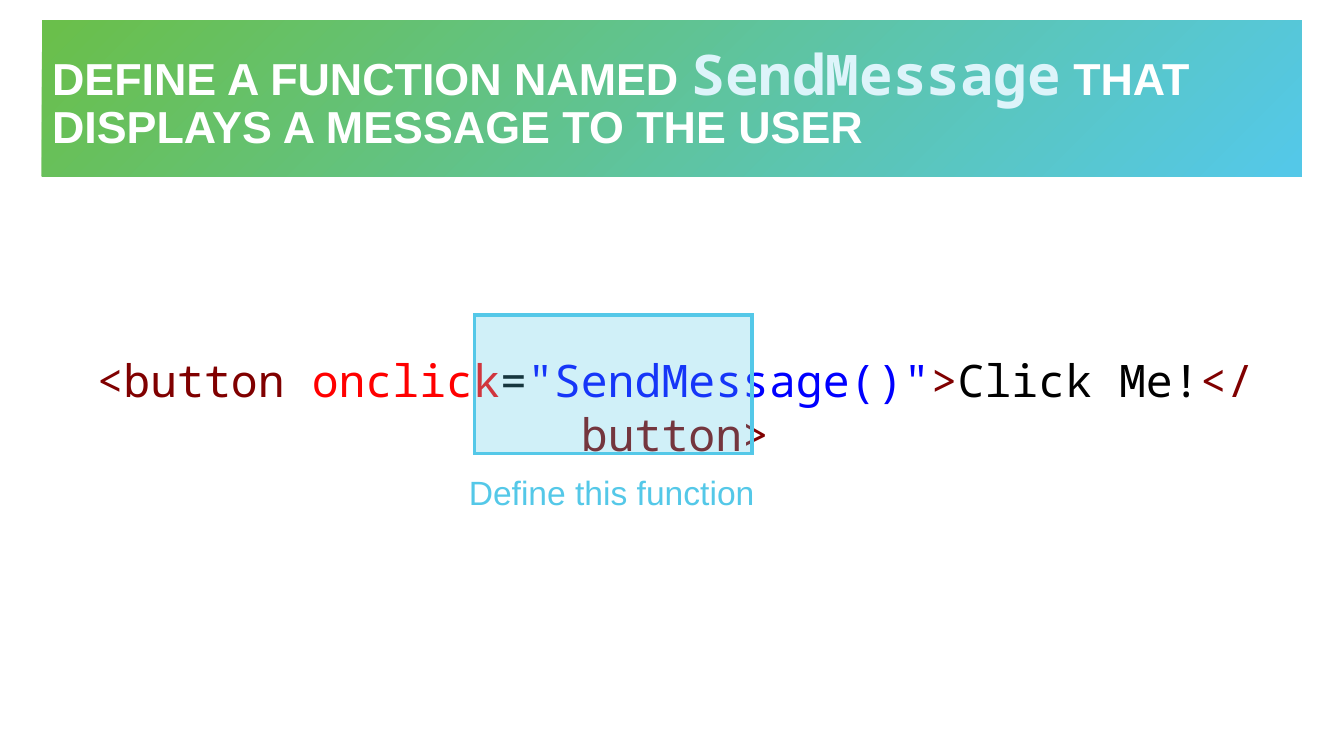
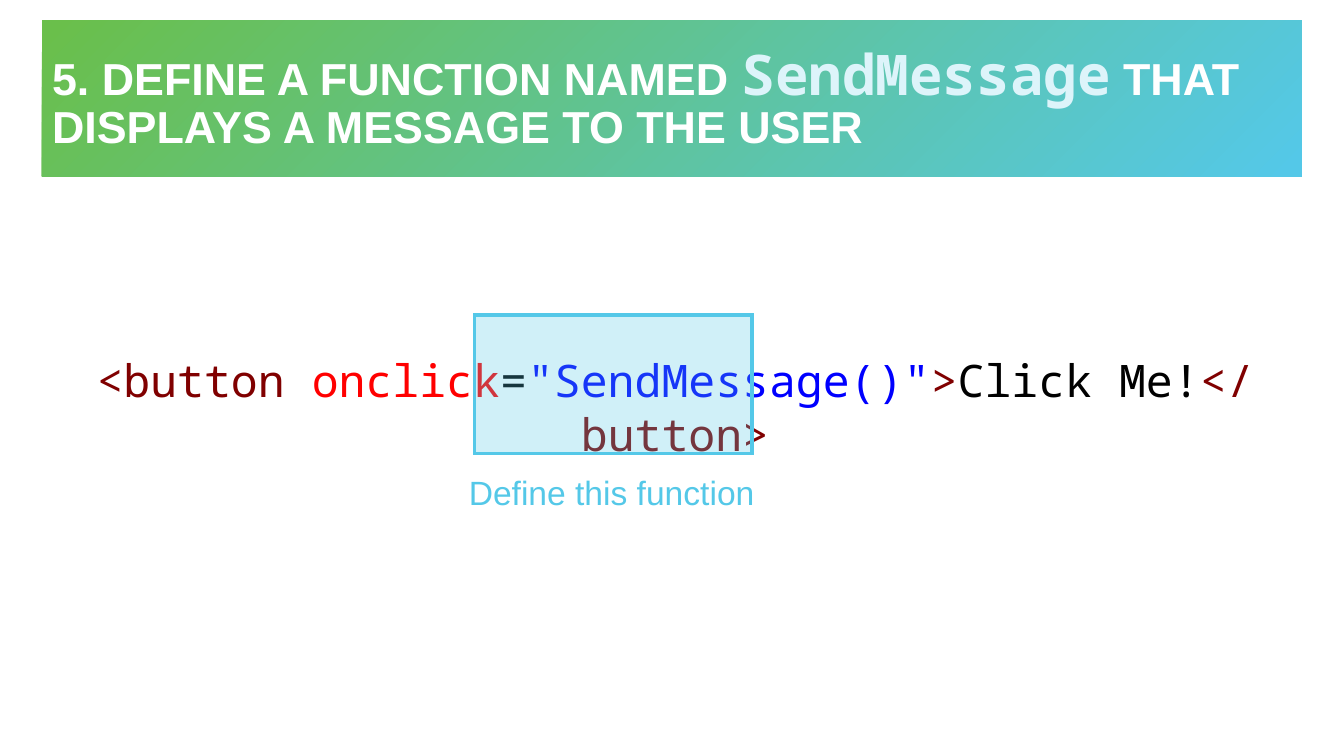
Before and after one commit to hytechclub/web-102, a slide deck: slide 10 of Week04/Review.pptx. Drawn at 1344x756 pixels with LibreOffice and Linux fonts; fonts in the diff are those of the drawing. Boxes give left, top, right and bottom in pixels: in the first picture for what was removed or moved away, otherwise in the second. Text is boxed around its words. In the diff, an @@ line names an element or a change of style, - is before the commit and + after.

```diff
--- a/Week04/Review.pptx
+++ b/Week04/Review.pptx
@@ title at <box>52,52,1239,144</box>: text changed @@
-DEFINE A FUNCTION NAMED SendMessage THAT DISPLAYS A MESSAGE TO THE USER
+5. DEFINE A FUNCTION NAMED SendMessage THAT DISPLAYS A MESSAGE TO THE USER
```
Also in this commit, not shown: 6 other slides changed.
